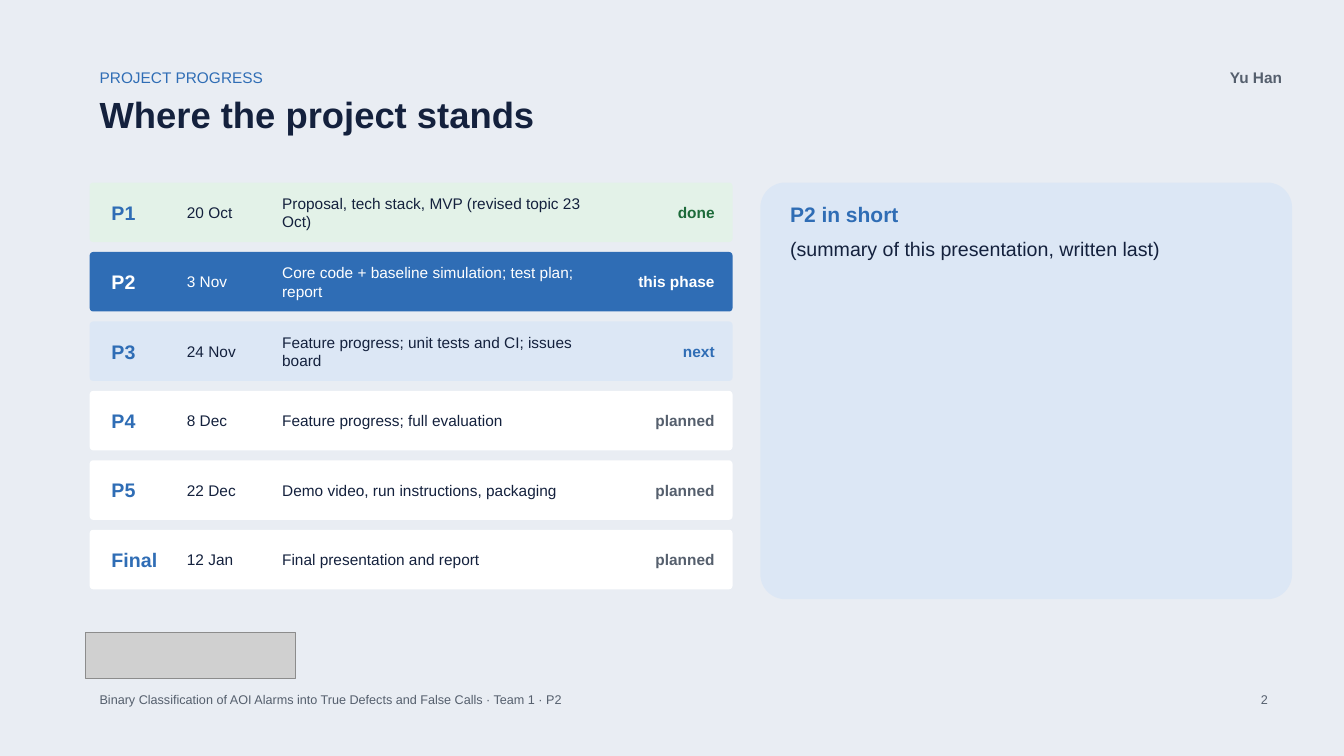
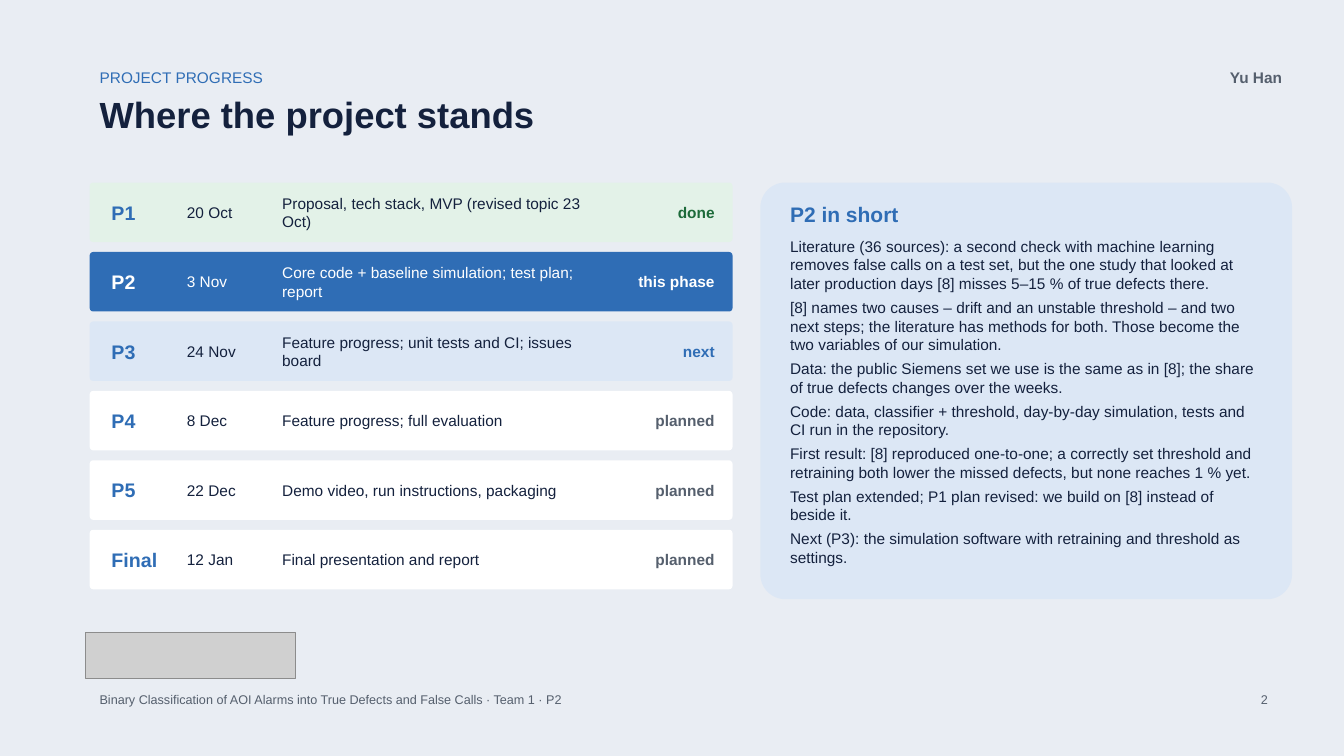
Before and after one commit to bodhi584/aoi-false-call-classification, a slide deck: slide 2 of docs/slides_p2.pptx. Drawn at 1344x756 pixels with LibreOffice and Linux fonts; fonts in the diff are those of the drawing; grey boxes stand for pictures. Boxes give left, top, right and bottom in pixels: in the first picture for what was removed or moved away, otherwise in the second. Text is boxed around its words. In the diff, an @@ line names an element or a change of style, - is before the commit and + after.

Commit message:
P2 slides: plain wording on slides 5/7/10/12, P2 summary on slide 2 (#36)

```diff
--- a/docs/slides_p2.pptx
+++ b/docs/slides_p2.pptx
@@ text at [790,241,1254,566]: text changed; size 14 to 11 pt @@
-(summary of this presentation, written last)
+Literature (36 sources): a second check with machine learning removes false calls on a test set, but the one study that looked at later production days [8] misses 5–15 % of true defects there.
+[8] names two causes – drift and an unstable threshold – and two next steps; the literature has methods for both. Those become the two variables of our simulation.
+Data: the public Siemens set we use is the same as in [8]; the share of true defects changes over the weeks.
+Code: data, classifier + threshold, day-by-day simulation, tests and CI run in the repository.
+First result: [8] reproduced one-to-one; a correctly set threshold and retraining both lower the missed defects, but none reaches 1 % yet.
+Test plan extended; P1 plan revised: we build on [8] instead of beside it.
+Next (P3): the simulation software with retraining and threshold as settings.
```
Also in this commit, not shown: 4 other slides changed, 1 other file.
